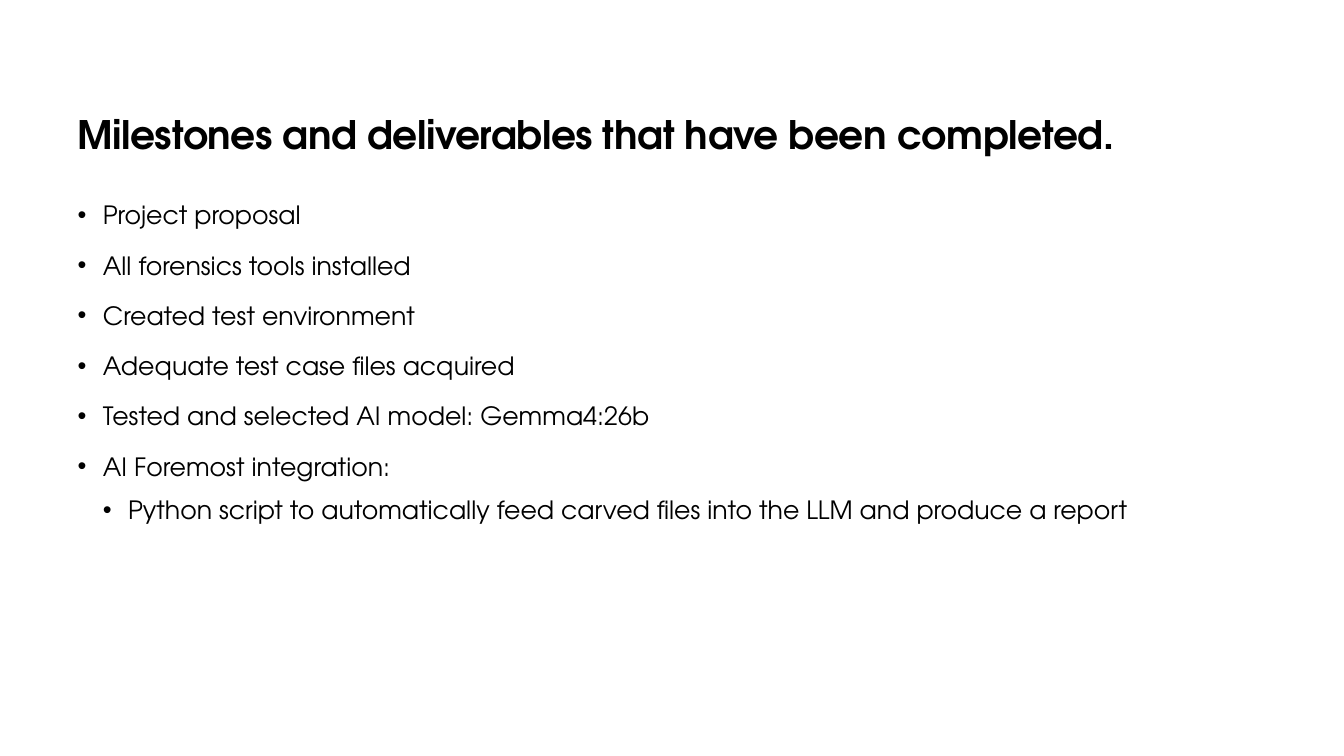
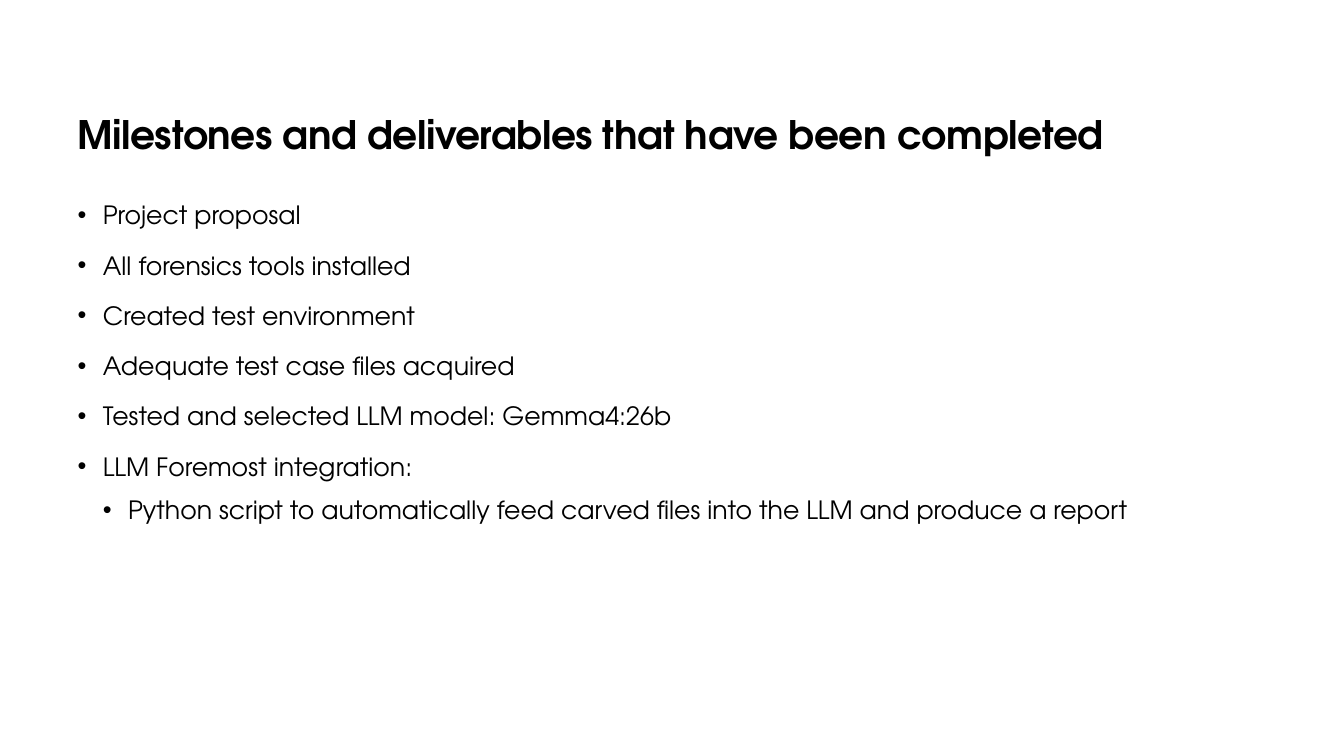
Before and after one commit to DavidSushames/BHB-Capstone, a slide deck: slide 5 of Academic Documents/Powerpoint wkg/Mid project Update - Dave v1.2 15-09.pptx. Drawn at 1344x756 pixels with LibreOffice and Linux fonts; fonts in the diff are those of the drawing. Boxes give left, top, right and bottom in pixels: in the first picture for what was removed or moved away, otherwise in the second. Text is boxed around its words. In the diff, an @@ line names an element or a change of style, - is before the commit and + after.

```diff
--- a/Academic Documents/Powerpoint wkg/Mid project Update - Dave v1.2 15-09.pptx
+++ b/Academic Documents/Powerpoint wkg/Mid project Update - Dave v1.2 15-09.pptx
@@ title at bbox=[78, 119, 1103, 157]: text changed @@
-Milestones and deliverables that have been completed.
+Milestones and deliverables that have been completed
@@ text at bbox=[103, 406, 671, 482]: text changed @@
-• Tested and selected AI model: Gemma4:26b
-• AI Foremost integration:
+• Tested and selected LLM model: Gemma4:26b
+• LLM Foremost integration:
```
Also in this commit, not shown: 7 other slides changed.
